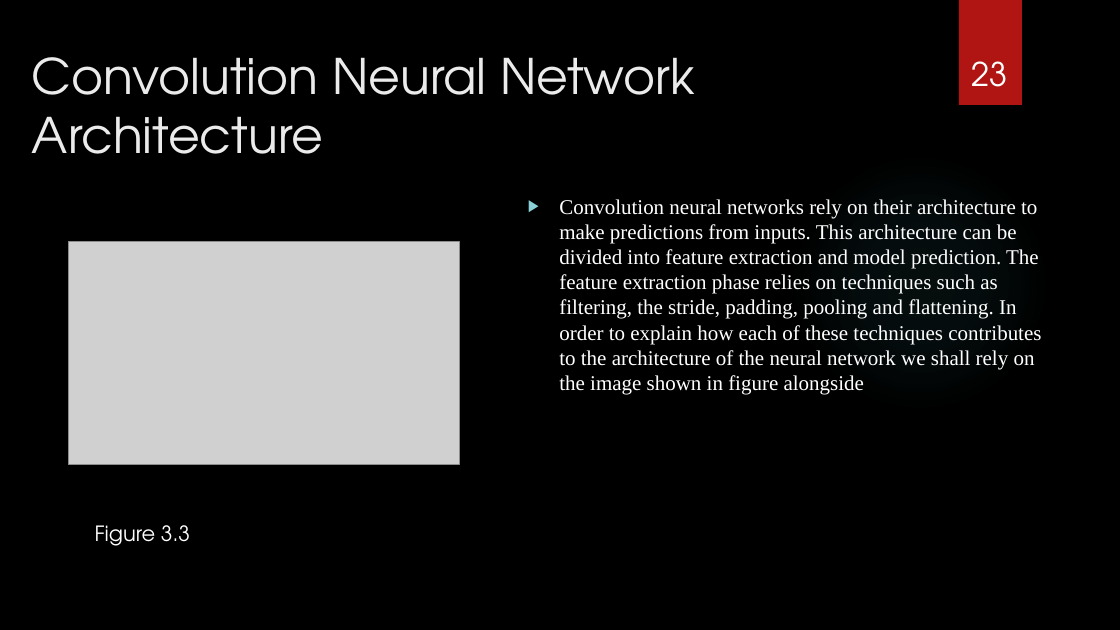
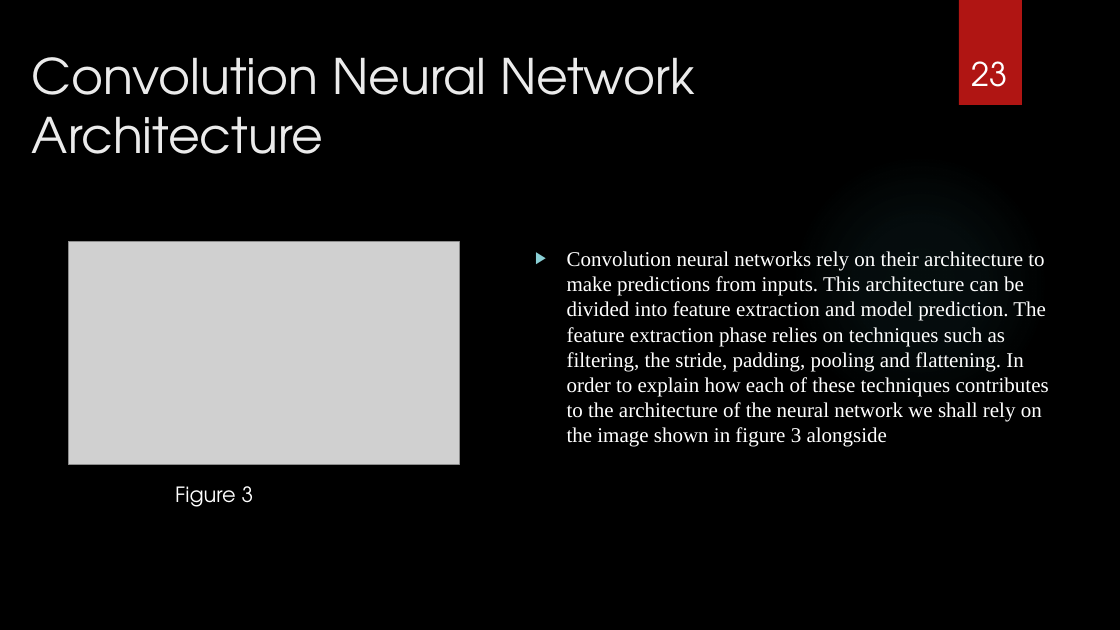
Before and after one commit to cycks/PgdThesis, a slide deck: slide 23 of mydocuments/Examining The Effect of Padding on Facial Recognition.pptx. Drawn at 1120x630 pixels with LibreOffice and Linux fonts; fonts in the diff are those of the drawing; grey boxes stand for pictures; background and template pictures are left out. Boxes give left, top, right and bottom in pixels: in the first picture for what was removed or moved away, otherwise in the second. Text is boxed around its words. In the diff, an @@ line names an element or a change of style, - is before the commit and + after.

Commit message:
Add impact of padding images

```diff
--- a/mydocuments/Examining The Effect of Padding on Facial Recognition.pptx
+++ b/mydocuments/Examining The Effect of Padding on Facial Recognition.pptx
@@ text at [567, 251, 1049, 447]: text changed @@
-▶ Convolution neural networks rely on their architecture to make predictions from inputs. This architecture can be divided into feature extraction and model prediction. The feature extraction phase relies on techniques such as filtering, the stride, padding, pooling and flattening. In order to explain how each of these techniques contributes to the architecture of the neural network we shall rely on the image shown in figure alongside
+▶ Convolution neural networks rely on their architecture to make predictions from inputs. This architecture can be divided into feature extraction and model prediction. The feature extraction phase relies on techniques such as filtering, the stride, padding, pooling and flattening. In order to explain how each of these techniques contributes to the architecture of the neural network we shall rely on the image shown in figure 3 alongside
@@ text at [175, 486, 254, 507]: text changed @@
-Figure 3.3
+Figure 3
```
Also in this commit, not shown: 14 other slides changed, 1 slide added, 2 slides removed, 4 other files.
